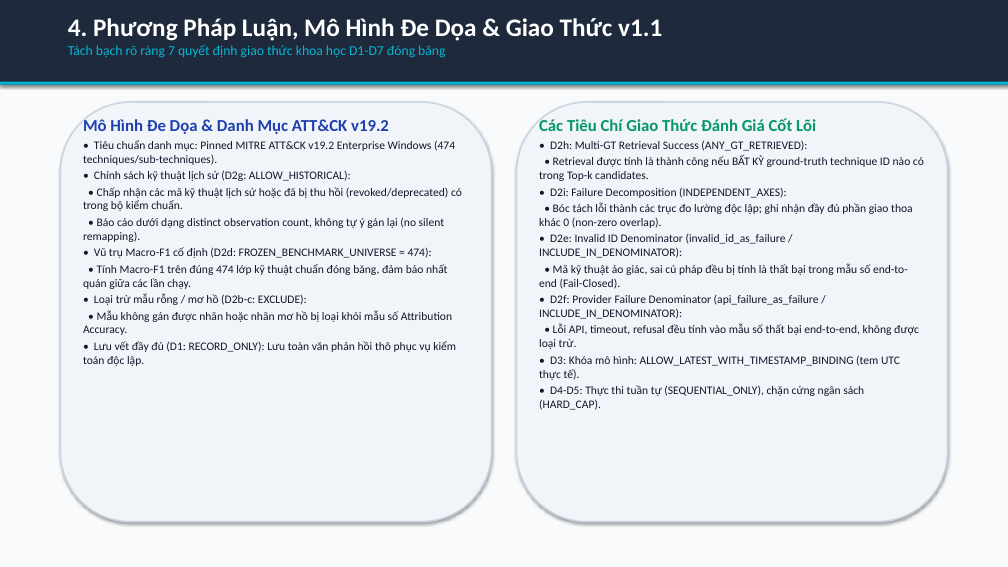
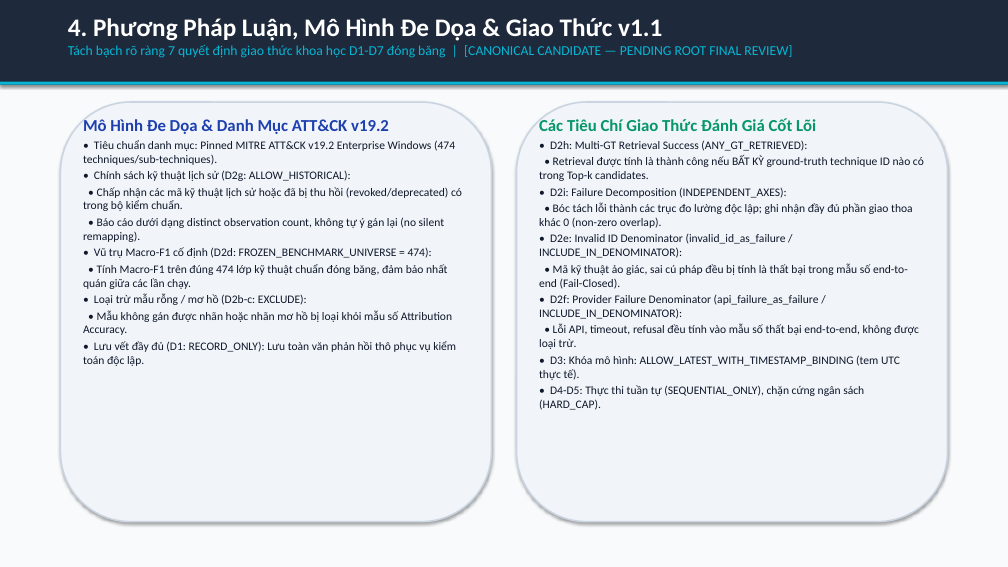
Before and after one commit to habachcp6/RAG2ATTCK, a slide deck: slide 5 of docs/presentation/slides.pptx. Drawn at 1008x567 pixels with LibreOffice and Linux fonts; fonts in the diff are those of the drawing. Boxes give left, top, right and bottom in pixels: in the first picture for what was removed or moved away, otherwise in the second. Text is boxed around its words. In the diff, an @@ line names an element or a change of style, - is before the commit and + after.

```diff
--- a/docs/presentation/slides.pptx
+++ b/docs/presentation/slides.pptx
@@ text at [68, 45, 792, 58]: text changed @@
-Tách bạch rõ ràng 7 quyết định giao thức khoa học D1-D7 đóng băng
+Tách bạch rõ ràng 7 quyết định giao thức khoa học D1-D7 đóng băng | [CANONICAL CANDIDATE — PENDING ROOT FINAL REVIEW]
```
Also in this commit, not shown: 11 other slides changed, 23 other files.
